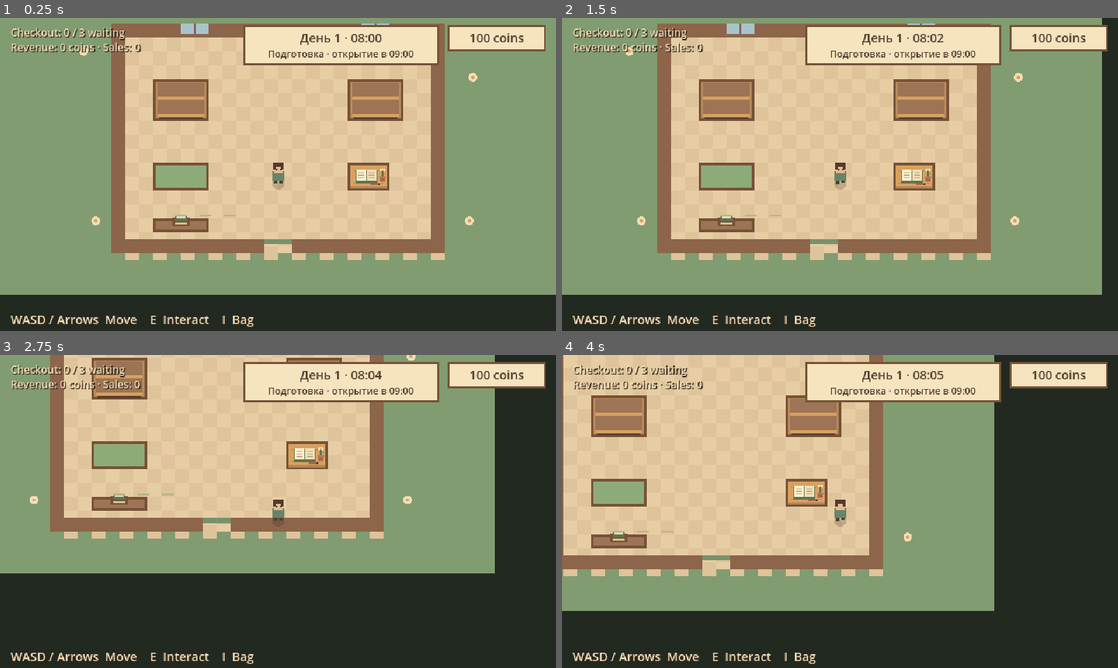
Above: before the commit, frames 1-4 (two rows, left to right).
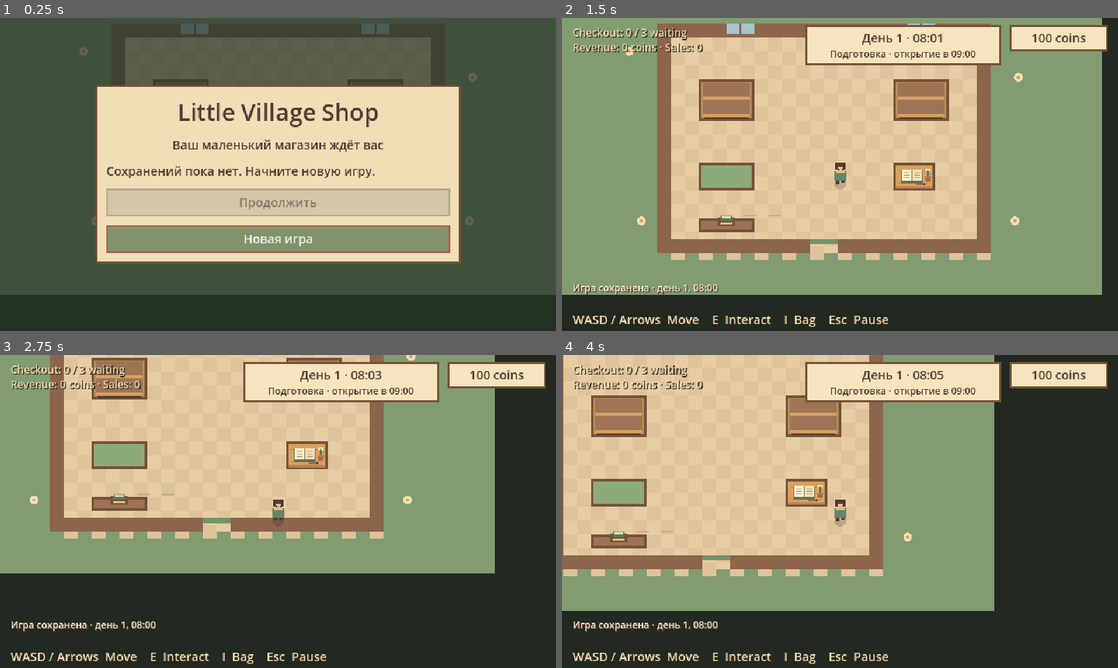
Above: after the commit, the same moments.

Repository: ksnarchive/little-village-shop
Game: Godot game, scene res://scenes/start.tscn
Same seed, same stepped clock (60 frames per second), same inputs: the game is played once before the commit and once after it. Before the commit the project starts from res://scenes/main.tscn.
Inputs (mouse positions are in pixels of both pictures, inside the frame that each line leads up to):
- Up to frame 1 (0.25 s): no input
- Up to frame 2 (1.5 s): click (840, 240) at 0.5 s, where only the run after the commit has a clickable "Новая игра"; move the mouse to (962, 158) at 1.27 s; hold Right (ui_right) from 1.28 s (still down); hold E (interact) from 1.28 s (still down); click (962, 158) at 1.42 s
- Up to frame 3 (2.75 s): move the mouse to (166, 527) at 2.02 s; release Right (ui_right) at 2.03 s; release E (interact) at 2.03 s; hold Down (ui_down) from 2.03 s (still down); tap G at 2.1 s
- Up to frame 4 (4 s): move the mouse to (895, 442) at 2.77 s; release Down (ui_down) at 2.78 s; hold Right (ui_right) 2.78-3.53 s; hold E (interact) 2.78-3.53 s; move the mouse to (812, 574) at 3.52 s; hold Up (ui_up) from 3.53 s (still down); tap G at 3.6 s; click (812, 574) at 3.67 s

The runs differ from the first frame. In frame 1, 77% of the frame differs, in the area x 0-100%, y 0-99%; in frame 2, 0.6%; in frame 3, 0.6%; in frame 4, 0.6%.

Commit message:
feat: add versioned safe saves, autosaves and continue menu

Diff:
--- a/project.godot
+++ b/project.godot
@@ -5,7 +5,7 @@
 
 [application]
 config/name="Little Village Shop"
-run/main_scene="res://scenes/main.tscn"
+run/main_scene="res://scenes/start.tscn"
 config/features=PackedStringArray("4.3", "GL Compatibility")
 config/description="A cozy pixel-art shop simulator"
 
--- /dev/null
+++ b/scenes/start.tscn
@@ -0,0 +1,6 @@
+[gd_scene load_steps=2 format=3]
+
+[ext_resource type="Script" path="res://scripts/start_menu.gd" id="1"]
+
+[node name="VillageShop" type="Node"]
+script = ExtResource("1")
--- a/scenes/ui/inventory_menu.tscn
+++ b/scenes/ui/inventory_menu.tscn
@@ -29,7 +29,7 @@
 theme_override_colors/font_shadow_color = Color(0.2, 0.15, 0.1, 1)
 theme_override_constants/shadow_offset_x = 1
 theme_override_constants/shadow_offset_y = 1
-text = "WASD / Arrows  Move    E  Interact    I  Bag"
+text = "WASD / Arrows  Move    E  Interact    I  Bag    Esc  Pause"
 
 [node name="CheckoutStatus" type="Label" parent="Root"]
 unique_name_in_owner = true
--- a/scripts/customer_flow.gd
+++ b/scripts/customer_flow.gd
@@ -181,3 +181,17 @@
 	# Quiet floor markers make the checkout line legible before anyone arrives.
 	for point in QUEUE_POSITIONS:
 		draw_rect(Rect2(point + Vector2(-7, 8), Vector2(14, 2)), Color("#b5b58b"))
+
+func reset_for_load() -> void:
+	# Synchronous removal makes consecutive loads idempotent, including queued deletions.
+	for customer in get_children():
+		customer.free()
+	waiting.clear()
+	active_customer = null
+	departing_customer = null
+	_serving = false
+	service_menu_open = false
+	_next_appearance = 0
+	reset_arrival_timer()
+	queue_changed.emit(0)
+	queue_redraw()
--- a/scripts/inventory_menu.gd
+++ b/scripts/inventory_menu.gd
@@ -4,8 +4,15 @@
 
 signal menu_visibility_changed(is_open: bool)
 
-enum View { CLOSED, BAG, STORAGE, SUPPLIER, SHELF, CHECKOUT, DAY_END }
+enum View { CLOSED, BAG, STORAGE, SUPPLIER, SHELF, CHECKOUT, DAY_END, PAUSE }
 var view: View = View.CLOSED
+signal save_requested
+
+var pause_content: VBoxContainer
+var save_button: Button
+var save_notice: Label
+var report_save_status: Label
+var save_status: Label
 var _day: ShopDay
 @onready var clock_card: PanelContainer = %ClockCard
 @onready var clock_label: Label = %Clock
@@ -39,6 +46,7 @@
 func _ready() -> void:
 	_apply_theme()
 	close_button.pressed.connect(close_menu)
+	_build_pause_menu()
 
 func configure(catalog: ItemCatalog, bag: Inventory, storage: Inventory) -> void:
 	_bag = bag
@@ -174,13 +182,15 @@
 	supplier_menu.visible = view == View.SUPPLIER
 	checkout_menu.visible = view == View.CHECKOUT
 	day_report.visible = view == View.DAY_END
+	pause_content.visible = view == View.PAUSE
 	close_button.visible = view != View.DAY_END
 	clock_card.visible = view != View.DAY_END
-	var has_shade := view in [View.SUPPLIER, View.SHELF, View.CHECKOUT, View.DAY_END]
+	var has_shade := view in [View.SUPPLIER, View.SHELF, View.CHECKOUT, View.DAY_END, View.PAUSE]
 	supplier_shade.visible = has_shade
 	balance_card.visible = not has_shade
 	controls_hint.visible = not has_shade
 	panel.custom_minimum_size.x = 536 if view == View.SHELF else 462
+	save_notice.hide()
 	panel.show()
 	if inventory_content.visible:
 		message.text = "Move one item at a time." if view == View.STORAGE else "Visit storage to collect or return goods."
@@ -197,7 +207,9 @@
 	sales_label.show()
 	shelf_menu.release_shelf()
 	panel.hide()
+	save_notice.show()
 	day_report.hide()
+	pause_content.hide()
 	close_button.show()
 	clock_card.show()
 	supplier_shade.hide()
@@ -227,8 +239,11 @@
 		else:
 			close_menu()
 		get_viewport().set_input_as_handled()
-	elif event.is_action_pressed("ui_cancel") and view != View.CLOSED:
-		close_menu()
+	elif event.is_action_pressed("ui_cancel"):
+		if view == View.CLOSED:
+			open_pause()
+		else:
+			close_menu()
 		get_viewport().set_input_as_handled()
 
 func _transfer(item_id: StringName, from_storage: bool) -> void:
@@ -262,6 +277,9 @@
 		deposit.disabled = not (_bag.can_remove(item_id, 1) and _storage.can_add(item_id, 1))
 
 func _apply_theme() -> void:
+	$Root.theme = cozy_theme()
+
+static func cozy_theme() -> Theme:
 	var cozy := Theme.new()
 	cozy.default_font_size = 14
 	cozy.set_color("font_color", "Label", Color("#513a31"))
@@ -288,9 +306,9 @@
 	cozy.set_stylebox("normal", &"OrderButton", _style(Color("#5e704c"), Color("#4a5e3f"), 4))
 	cozy.set_stylebox("background", "ProgressBar", _style(Color("#c6b18a"), Color("#9d7455"), 0))
 	cozy.set_stylebox("fill", "ProgressBar", _style(Color("#82936b"), Color("#61734f"), 0))
-	$Root.theme = cozy
-
-func _style(fill: Color, border: Color, padding: int) -> StyleBoxFlat:
+	return cozy
+
+static func _style(fill: Color, border: Color, padding: int) -> StyleBoxFlat:
 	var style := StyleBoxFlat.new()
 	style.bg_color = fill
 	style.border_color = border
@@ -300,3 +318,49 @@
 	style.content_margin_top = padding
 	style.content_margin_bottom = padding
 	return style
+
+func _build_pause_menu() -> void:
+	pause_content = VBoxContainer.new()
+	pause_content.add_theme_constant_override("separation", 12)
+	panel.get_node("Content").add_child(pause_content)
+	panel.get_node("Content").move_child(pause_content, 0)
+	var heading := Label.new()
+	heading.text = "Тихая пауза"
+	heading.add_theme_font_size_override("font_size", 22)
+	pause_content.add_child(heading)
+	save_status = Label.new()
+	save_status.custom_minimum_size.x = 420
+	save_status.autowrap_mode = TextServer.AUTOWRAP_WORD_SMART
+	pause_content.add_child(save_status)
+	save_button = Button.new()
+	save_button.text = "Сохранить игру"
+	save_button.pressed.connect(func(): save_requested.emit())
+	pause_content.add_child(save_button)
+	pause_content.hide()
+	report_save_status = day_report.get_node("Footer")
+	report_save_status.custom_minimum_size.x = 420
+	report_save_status.autowrap_mode = TextServer.AUTOWRAP_WORD_SMART
+	save_notice = Label.new()
+	save_notice.position = Vector2(12, 302)
+	save_notice.size.x = 250
+	save_notice.autowrap_mode = TextServer.AUTOWRAP_WORD_SMART
+	save_notice.add_theme_font_size_override("font_size", 11)
+	save_notice.add_theme_color_override("font_color", Color("#fff2d7"))
+	save_notice.add_theme_color_override("font_shadow_color", Color("#513a31"))
+	$Root.add_child(save_notice)
+
+func open_pause() -> void:
+	_open(View.PAUSE)
+	if view == View.PAUSE:
+		save_button.grab_focus()
+
+func restore_view() -> void:
+	# Discard transient menus/subscriptions/effects and reconstruct the report if needed.
+	view = View.BAG
+	close_menu()
+	for child in $Root.get_children():
+		if child.get_script() == preload("res://scripts/coin_effect.gd"):
+			child.free()
+	_update_clock()
+	if _day.phase == ShopDay.Phase.SUMMARY:
+		show_day_report(_day.report())
--- /dev/null
+++ b/scripts/save_store.gd
@@ -0,0 +1,186 @@
+class_name SaveStore
+extends RefCounted
+## One slot, validated JSON and atomic rename; .bak is the previous valid generation.
+const VERSION := 1
+const MAX_FILE_BYTES := 65536
+const MAX_SAFE_INTEGER := 9007199254740991
+const ECONOMY_KEYS := ["balance", "revenue", "completed_sales", "day_revenue", "day_sales", "day_expenses"]
+var path: String
+var message: String = ""
+var recovered: bool = false
+
+func _init(save_path: String = "user://village_save.json") -> void:
+	path = save_path
+
+func exists() -> bool:
+	return FileAccess.file_exists(path) or FileAccess.file_exists(path + ".bak")
+
+func capture(shop: Node2D) -> Dictionary:
+	if not shop.customers.is_empty() or shop.economy._buying or shop.economy._selling:
+		return {}
+	var economy := {}
+	for key in ECONOMY_KEYS:
+		# Decimal strings retain all 64 bits across JSON parsers.
+		economy[key] = str(shop.economy.get(key))
+	var shelves := {}
+	for shelf in shop.customers.shelves:
+		shelves[String(shelf.name)] = shelf.inventory.serialize()
+	return {"version": VERSION, "day": shop.day.day_number, "minute": shop.day.minute,
+		"phase": int(shop.day.phase), "economy": economy, "bag": shop.player_inventory.serialize(),
+		"storage": shop.storage.inventory.serialize(), "shelves": shelves}
+
+func validate(data: Variant, shop: Node2D) -> bool:
+	if not data is Dictionary or not _whole(data.get("version"), VERSION, VERSION):
+		return false
+	if not _whole(data.get("day"), 1, MAX_SAFE_INTEGER - 1):
+		return false
+	var minute: Variant = data.get("minute")
+	if not (minute is int or minute is float) or not is_finite(float(minute)) or minute < 480 or minute > 1080:
+		return false
+	var expected: int = ShopDay.Phase.PREPARATION
+	if minute >= 1080:
+		expected = ShopDay.Phase.SUMMARY
+	elif minute >= 840:
+		expected = ShopDay.Phase.AFTERNOON
+	elif minute >= 720:
+		expected = ShopDay.Phase.RUSH
+	elif minute >= 540:
+		expected = ShopDay.Phase.OPEN
+	# An empty closing shop is immediately a summary; no transient closing snapshots.
+	if not _whole(data.get("phase"), expected, expected):
+		return false
+	if not data.get("economy") is Dictionary:
+		return false
+	var money: Dictionary = data.economy
+	for key in ECONOMY_KEYS:
+		if not _coin_string(money.get(key)):
+			return false
+	if int(money.day_revenue) > int(money.revenue) or int(money.day_sales) > int(money.completed_sales):
+		return false
+	if not _inventory_valid(data.get("bag"), shop.player_inventory) or not _inventory_valid(data.get("storage"), shop.storage.inventory):
+		return false
+	if not data.get("shelves") is Dictionary or data.shelves.size() != shop.customers.shelves.size():
+		return false
+	for shelf in shop.customers.shelves:
+		if not _inventory_valid(data.shelves.get(String(shelf.name)), shelf.inventory):
+			return false
+	return true
+
+func _inventory_valid(data: Variant, inventory: Inventory) -> bool:
+	return data is Dictionary and Inventory.new(inventory._catalog, inventory.capacity).restore(data)
+
+func _whole(value: Variant, minimum: int, maximum: int) -> bool:
+	return ((value is int or value is float) and is_finite(float(value))
+		and value >= minimum and value <= maximum and value == floor(float(value)))
+
+func _coin_string(value: Variant) -> bool:
+	if not value is String or value.is_empty() or value.length() > 19:
+		return false
+	for character in value:
+		if character < "0" or character > "9":
+			return false
+	if value.length() == 19 and value > str(ShopEconomy.MAX_COINS):
+		return false
+	return str(value.to_int()) == value and value.to_int() >= 0
+
+func _read(file_path: String) -> Variant:
+	var file := FileAccess.open(file_path, FileAccess.READ)
+	if file == null or file.get_length() > MAX_FILE_BYTES:
+		return null
+	var json := JSON.new()
+	if json.parse(file.get_as_text()) != OK:
+		return null
+	return json.data
+
+func read_save(shop: Node2D) -> Dictionary:
+	message = ""
+	recovered = false
+	var data: Variant = _read(path)
+	if validate(data, shop):
+		return data
+	# A newer/older schema must never be silently replaced with an older backup.
+	if data is Dictionary and data.has("version") and data.version != VERSION:
+		message = "Версия сохранения не поддерживается. Файл сохранён без изменений."
+		return {}
+	var backup: Variant = _read(path + ".bak")
+	if validate(backup, shop):
+		recovered = true
+		message = "Основной файл недоступен. Загружена резервная копия."
+		return backup
+	message = "Сохранение повреждено или недоступно. Можно начать новую игру." if exists() else "Сохранений пока нет. Начните новую игру."
+	return {}
+
+func save_game(shop: Node2D) -> bool:
+	var data := capture(shop)
+	if not validate(data, shop):
+		message = "Сохранение доступно в пустом магазине. Обслужите гостей и дождитесь их выхода."
+		return false
+	if not _write_file(path + ".tmp", JSON.stringify(data)) or not validate(_read(path + ".tmp"), shop):
+		message = "Не удалось записать сохранение. Предыдущее сохранение не изменено."
+		return false
+	# Stage and verify backup before touching the primary; never back up corrupt bytes.
+	if validate(_read(path), shop):
+		if not _copy_file(path, path + ".bak.tmp") or not validate(_read(path + ".bak.tmp"), shop) or not _replace_file(path + ".bak.tmp", path + ".bak"):
+			message = "Не удалось создать резервную копию. Предыдущее сохранение не изменено."
+			return false
+	if not _replace_file(path + ".tmp", path):
+		message = "Не удалось заменить файл. Предыдущее сохранение не изменено."
+		return false
+	message = "Игра сохранена · день %d, %s" % [shop.day.day_number, shop.day.time_text()]
+	return true
+
+# Small I/O boundary also permits deterministic disk-failure tests.
+func _write_file(file_path: String, contents: String) -> bool:
+	var file := FileAccess.open(file_path, FileAccess.WRITE)
+	if file == null:
+		return false
+	file.store_string(contents)
+	file.flush()
+	var error := file.get_error()
+	file.close()
+	return error == OK
+
+func _copy_file(source: String, target: String) -> bool:
+	return DirAccess.copy_absolute(source, target) == OK
+
+func _replace_file(source: String, target: String) -> bool:
+	return DirAccess.rename_absolute(source, target) == OK
+
+func load_game(shop: Node2D) -> bool:
+	var data := read_save(shop)
+	if data.is_empty():
+		return false
+	apply(data, shop)
+	if not recovered:
+		message = "Игра загружена · день %d, %s" % [shop.day.day_number, shop.day.time_text()]
+	shop.last_save_message = message
+	shop._refresh_save_status()
+	return true
+
+func apply(data: Dictionary, shop: Node2D) -> bool:
+	if not validate(data, shop):
+		return false
+	# Validate everything first. Replace quantities before any notification sees the state.
+	shop.customers.reset_for_load()
+	shop.economy.restore_snapshot(data.economy)
+	var inventories: Array[Inventory] = [shop.player_inventory, shop.storage.inventory]
+	var snapshots: Array = [data.bag, data.storage]
+	for shelf in shop.customers.shelves:
+		inventories.append(shelf.inventory)
+		snapshots.append(data.shelves[String(shelf.name)])
+	for index in range(inventories.size()):
+		var normalized := {}
+		for key in snapshots[index].items:
+			normalized[key] = int(snapshots[index].items[key])
+		inventories[index]._quantities = normalized
+	shop.day.restore_snapshot(int(data.day), float(data.minute), int(data.phase))
+	shop.player.position = Vector2(320, 222)
+	shop.player.velocity = Vector2.ZERO
+	shop.player.walking = false
+	shop.player.facing = Vector2.DOWN
+	for inventory in inventories:
+		inventory.changed.emit()
+	shop.economy.balance_changed.emit(shop.economy.balance)
+	shop.economy.sales_changed.emit(shop.economy.revenue, shop.economy.completed_sales)
+	shop.inventory_ui.restore_view()
+	return true
--- a/scripts/shop.gd
+++ b/scripts/shop.gd
@@ -11,6 +11,8 @@
 const CATALOG: ItemCatalog = preload("res://data/item_catalog.tres")
 var player_inventory: Inventory
 var economy: ShopEconomy
+var save_store: SaveStore
+var last_save_message: String = ""
 var day: ShopDay
 @onready var player: Shopkeeper = $Player
 @onready var interactions: InteractionController = $Player/InteractionController
@@ -51,6 +53,9 @@
     add_child(day)
     day.configure(customers, economy)
     inventory_ui.configure_day(day)
+    inventory_ui.save_requested.connect(save_game)
+    day.day_finished.connect(_autosave_report)
+    day.day_started.connect(save_game)
     queue_redraw()
 
 func _on_checkout_interacted(actor: Node2D) -> void:
@@ -73,6 +78,8 @@
     inventory_ui.set_prompt(target.prompt if target != null else "")
 
 func _on_menu_visibility_changed(is_open: bool) -> void:
+    if inventory_ui.view == InventoryMenu.View.PAUSE:
+        _refresh_save_status()
     if day != null:
         day.paused = is_open
     player.controls_enabled = not is_open
@@ -124,3 +131,23 @@
 func _fixture(rect: Rect2, color: Color, edge: Color) -> void:
     draw_rect(rect, edge)
     draw_rect(Rect2(rect.position + Vector2(3, 3), rect.size - Vector2(6, 6)), color)
+
+func _refresh_save_status() -> void:
+    inventory_ui.save_notice.text = last_save_message
+    inventory_ui.report_save_status.text = last_save_message if not last_save_message.is_empty() else "Товары и монеты останутся в магазине."
+    var safe := customers.is_empty()
+    inventory_ui.save_button.disabled = not safe or save_store == null
+    inventory_ui.save_status.text = (last_save_message if not last_save_message.is_empty() else
+        "Можно сохранить прогресс. Часы и гости на паузе.") if safe else (
+        "Сначала обслужите всех гостей и дождитесь их выхода. Затем вернитесь в паузу для сохранения.")
+
+func save_game() -> bool:
+    if save_store == null:
+        return false
+    var success := save_store.save_game(self)
+    last_save_message = save_store.message
+    _refresh_save_status()
+    return success
+
+func _autosave_report(_report: Dictionary) -> void:
+    save_game()
--- a/scripts/shop_day.gd
+++ b/scripts/shop_day.gd
@@ -1,6 +1,6 @@
 class_name ShopDay
 extends Node
-## In-memory workday clock. 1.5 game minutes/second = 6m40s plus menus/closing.
+## Workday clock; SaveStore persists validated snapshots. 1.5 game minutes/second = 6m40s plus menus/closing.
 
 signal clock_changed
 signal day_finished(report: Dictionary)
@@ -94,3 +94,17 @@
 	day_started.emit()
 	_transitioning = false
 	return true
+
+func restore_snapshot(number: int, saved_minute: float, saved_phase: int) -> void:
+	day_number = number
+	minute = saved_minute
+	_transitioning = false
+	_report.clear()
+	_apply_phase()
+	phase = saved_phase as Phase
+	_economy.transactions_enabled = phase != Phase.SUMMARY
+	if phase == Phase.SUMMARY:
+		_report = {"day": day_number, "customers": _economy.day_sales,
+			"revenue": _economy.day_revenue, "expenses": _economy.day_expenses,
+			"profit": _economy.day_revenue - _economy.day_expenses, "balance": _economy.balance}
+	clock_changed.emit()
--- a/scripts/shop_economy.gd
+++ b/scripts/shop_economy.gd
@@ -108,3 +108,14 @@
 	sales_changed.emit(_revenue, _completed_sales)
 	_selling = false
 	return true
+
+func restore_snapshot(data: Dictionary) -> void:
+	# SaveStore validates decimal strings before committing the complete snapshot.
+	_balance = int(data.balance)
+	_revenue = int(data.revenue)
+	_completed_sales = int(data.completed_sales)
+	day_revenue = int(data.day_revenue)
+	day_sales = int(data.day_sales)
+	day_expenses = int(data.day_expenses)
+	_buying = false
+	_selling = false
--- /dev/null
+++ b/scripts/start_menu.gd
@@ -0,0 +1,112 @@
+extends Node
+## Application entry. Gameplay scenes remain reusable and have no implicit disk access.
+var shop: Node2D
+var store := SaveStore.new()
+var menu: CanvasLayer
+var content: VBoxContainer
+var continue_button: Button
+var new_button: Button
+var confirm_button: Button
+var cancel_button: Button
+var status: Label
+
+func _ready() -> void:
+	shop = preload("res://scenes/main.tscn").instantiate()
+	add_child(shop)
+	shop.process_mode = Node.PROCESS_MODE_DISABLED
+	shop.inventory_ui.get_node("Root").hide()
+	shop.save_store = store
+	_build_menu()
+	refresh()
+
+func _build_menu() -> void:
+	menu = CanvasLayer.new()
+	menu.layer = 10
+	add_child(menu)
+	var root := Control.new()
+	root.set_anchors_and_offsets_preset(Control.PRESET_FULL_RECT)
+	root.theme = InventoryMenu.cozy_theme()
+	menu.add_child(root)
+	var shade := ColorRect.new()
+	shade.color = Color("#253528b8")
+	shade.set_anchors_and_offsets_preset(Control.PRESET_FULL_RECT)
+	root.add_child(shade)
+	var center := CenterContainer.new()
+	center.set_anchors_and_offsets_preset(Control.PRESET_FULL_RECT)
+	root.add_child(center)
+	var panel := PanelContainer.new()
+	panel.custom_minimum_size.x = 420
+	center.add_child(panel)
+	content = VBoxContainer.new()
+	content.add_theme_constant_override("separation", 10)
+	panel.add_child(content)
+	var title := Label.new()
+	title.text = "Little Village Shop"
+	title.add_theme_font_size_override("font_size", 27)
+	title.horizontal_alignment = HORIZONTAL_ALIGNMENT_CENTER
+	content.add_child(title)
+	var subtitle := Label.new()
+	subtitle.text = "Ваш маленький магазин ждёт вас"
+	subtitle.horizontal_alignment = HORIZONTAL_ALIGNMENT_CENTER
+	content.add_child(subtitle)
+	status = Label.new()
+	status.custom_minimum_size.x = 396
+	status.autowrap_mode = TextServer.AUTOWRAP_WORD_SMART
+	content.add_child(status)
+	continue_button = _button("Продолжить", continue_game)
+	new_button = _button("Новая игра", request_new_game)
+	confirm_button = _button("Начать заново", confirm_new_game)
+	cancel_button = _button("Отмена", refresh)
+
+func _button(text: String, action: Callable) -> Button:
+	var button := Button.new()
+	button.text = text
+	button.pressed.connect(action)
+	content.add_child(button)
+	return button
+
+func refresh() -> void:
+	var data := store.read_save(shop)
+	continue_button.disabled = data.is_empty()
+	status.text = store.message if data.is_empty() or store.recovered else "День %d · сохранение готово" % int(data.day)
+	continue_button.show()
+	new_button.show()
+	confirm_button.hide()
+	cancel_button.hide()
+	if continue_button.disabled:
+		new_button.grab_focus()
+	else:
+		continue_button.grab_focus()
+
+func continue_game() -> void:
+	if not store.load_game(shop):
+		refresh()
+		return
+	_start()
+
+func request_new_game() -> void:
+	if store.exists():
+		status.text = "Начать с первого утра? Прежний прогресс будет заменён новым сохранением."
+		continue_button.hide()
+		new_button.hide()
+		confirm_button.show()
+		cancel_button.show()
+		cancel_button.grab_focus()
+	else:
+		confirm_new_game()
+
+func confirm_new_game() -> void:
+	# Fresh scene, same room and systems. Existing save is only replaced after confirmation.
+	shop.free()
+	shop = preload("res://scenes/main.tscn").instantiate()
+	add_child(shop)
+	shop.save_store = store
+	shop.save_game()
+	_start()
+
+func _start() -> void:
+	shop.process_mode = Node.PROCESS_MODE_INHERIT
+	shop.inventory_ui.get_node("Root").show()
+	menu.hide()
+	# Report restoration may have paused the simulation; ordinary loads restore controls.
+	shop._on_menu_visibility_changed(shop.inventory_ui.view != InventoryMenu.View.CLOSED)
